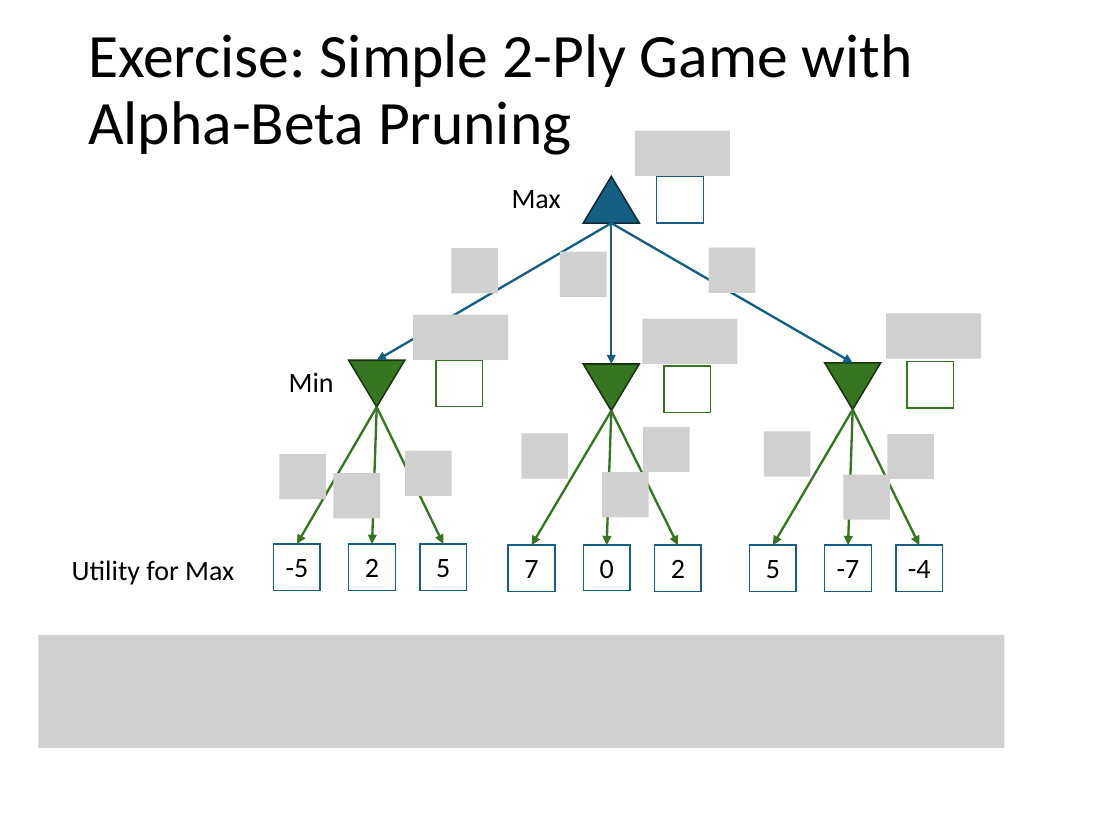
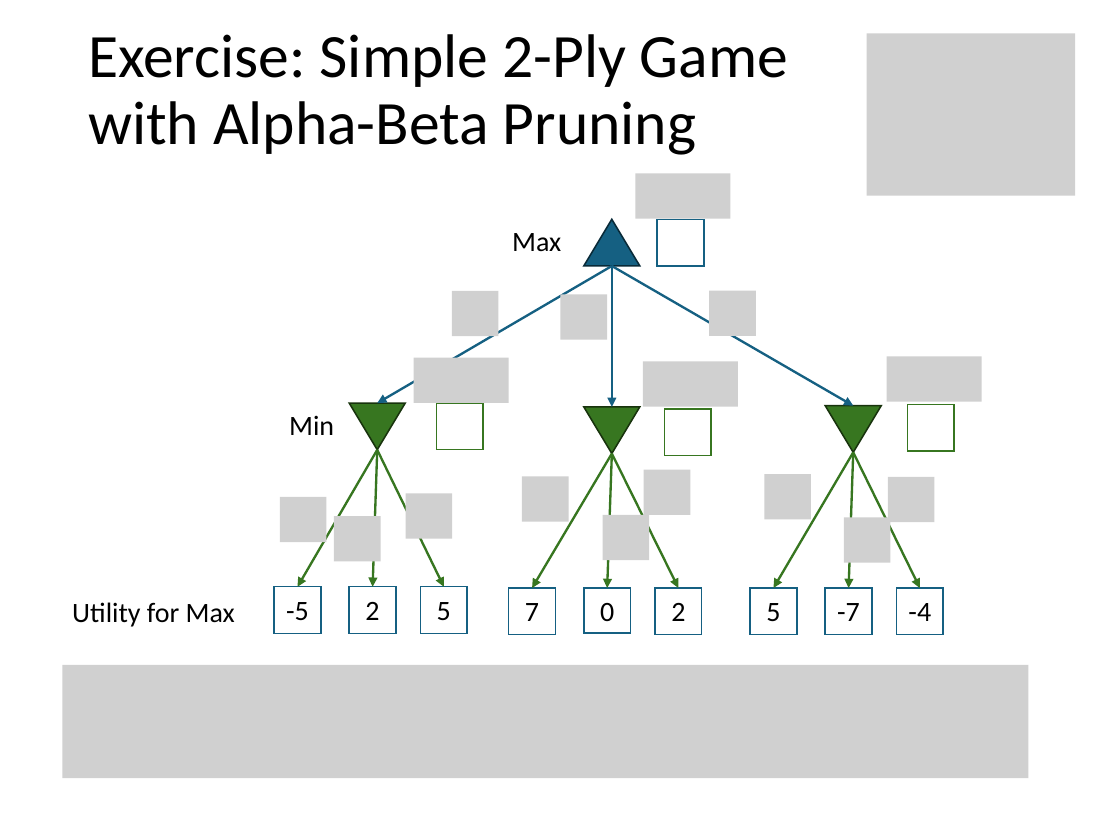
Before and after one commit to mhahsler/CS7320-AI, a slide deck: slide 25 of slides/05_games.pptx (slide 24 before the commit). Drawn at 1120x840 pixels with LibreOffice and Linux fonts; fonts in the diff are those of the drawing; grey boxes stand for pictures. Boxes give left, top, right and bottom in pixels: in the first picture for what was removed or moved away, otherwise in the second. Text is boxed around its words. In the diff, an @@ line names an element or a change of style, - is before the commit and + after.

```diff
--- a/slides/05_games.pptx
+++ b/slides/05_games.pptx
@@ title "Exercise: Simple 2-Ply Game with ..." rewrapped from [88,34,913,155] to [88,34,788,155] @@
@@ picture added at [867,34,1075,196] @@
@@ 12 rectangles, 9 arrows, 7 pictures, 2 texts, 2 triangles: place and size @@
-12 rectangles, 9 arrows, 7 pictures, 2 texts, 2 triangles at [273,131,943,592]
+12 rectangles, 9 arrows, 7 pictures, 2 texts, 2 triangles at [274,174,943,635]
@@ 9 pictures, 3 arrows, 2 triangles, 1 text, 1 rectangle: place and size @@
-9 pictures, 3 arrows, 2 triangles, 1 text, 1 rectangle at [72,248,981,585]
+9 pictures, 3 arrows, 2 triangles, 1 text, 1 rectangle at [72,290,982,627]
@@ picture: place and size @@
-picture at [38,635,1004,748]
+picture at [63,665,1028,778]
```
Also in this commit, not shown: 7 other slides changed, 1 slide added, 1 other file.
